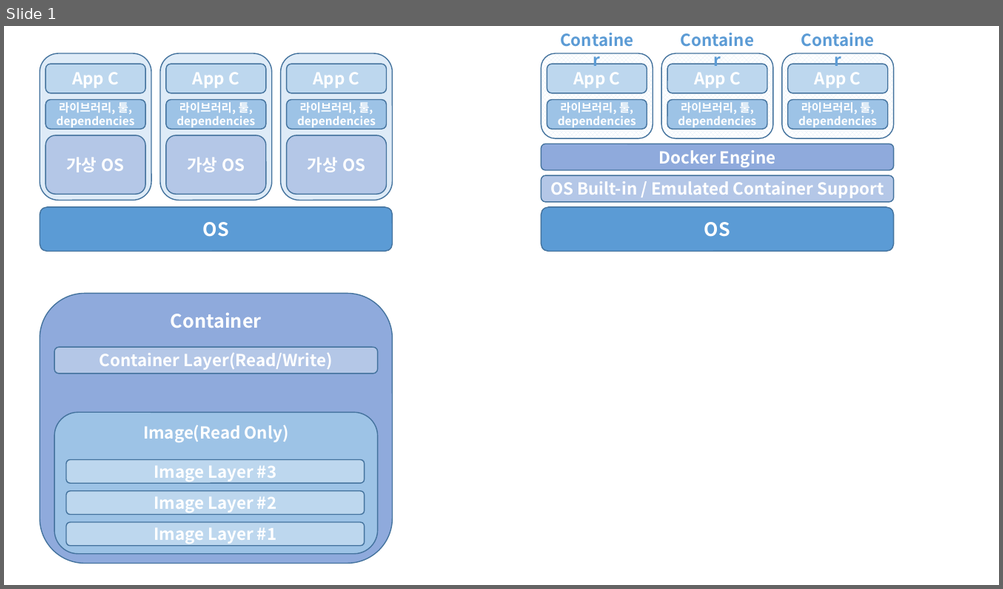
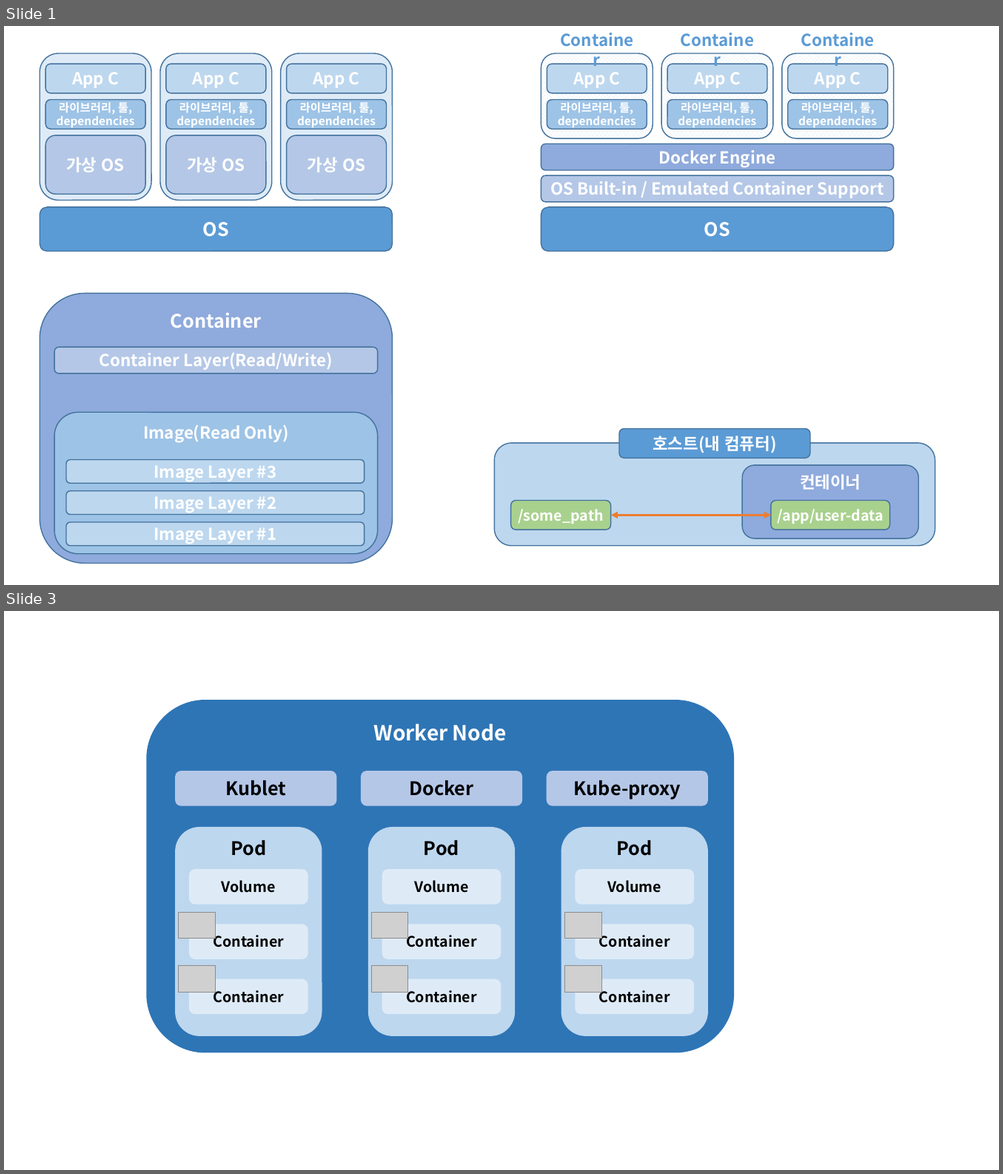
Before and after one commit to siwon-park/Infra-Study, a slide deck: markdown_image.pptx. Shown one above the other, each under a label of ours: slide 1 before the commit, slides 1 and 3 after it; the slides between them are not shown. The pictures are 1003x589 and 1003x1174 pixels, drawn with LibreOffice and Linux fonts; fonts in the diff are those of the drawing; grey boxes stand for pictures. Boxes give left, top, right and bottom in pixels: in the first picture for what was removed or moved away, otherwise in the second. Text is boxed around its words. In the diff, an @@ line names an element or a change of style, - is before the commit and + after.

```diff
--- a/markdown_image.pptx
+++ b/markdown_image.pptx
@@ slide 3 added at [4,611,999,1170], background #FFFFFF @@
@@ rounded rectangle added at [147,700,734,1054], fill #2E75B6, 20 pt, text #FFFFFF, bold @@
+Worker Node
@@ rounded rectangle added at [175,771,337,806], fill #B4C7E7, 18 pt, text #000000, bold @@
+Kublet
@@ rounded rectangle added at [361,771,523,806], fill #B4C7E7, 18 pt, text #000000, bold @@
+Docker
@@ rounded rectangle added at [546,771,708,806], fill #B4C7E7, 18 pt, text #000000, bold @@
+Kube-proxy
@@ rounded rectangle added at [175,827,322,1037], fill #BDD7EE, 18 pt, text #000000, bold @@
+Pod
@@ rounded rectangle added at [368,827,515,1037], fill #BDD7EE, 18 pt, text #000000, bold @@
+Pod
@@ rounded rectangle added at [561,827,708,1037], fill #BDD7EE, 18 pt, text #000000, bold @@
+Pod
@@ rounded rectangle added at [189,869,307,904], fill #DEEBF7, 14 pt, text #000000, bold @@
+Volume
@@ rounded rectangle added at [382,869,501,904], fill #DEEBF7, 14 pt, text #000000, bold @@
+Volume
@@ rounded rectangle added at [575,869,694,904], fill #DEEBF7, 14 pt, text #000000, bold @@
+Volume
@@ picture added at [179,912,215,939] @@
@@ picture added at [371,912,407,939] @@
@@ picture added at [565,912,602,939] @@
@@ rounded rectangle added at [189,924,307,960], fill #DEEBF7, 14 pt, text #000000, bold @@
+Container
@@ rounded rectangle added at [382,924,501,960], fill #DEEBF7, 14 pt, text #000000, bold @@
+Container
@@ rounded rectangle added at [575,924,694,960], fill #DEEBF7, 14 pt, text #000000, bold @@
+Container
@@ picture added at [179,966,215,992] @@
@@ rounded rectangle added at [189,980,307,1014], fill #DEEBF7, 14 pt, text #000000, bold @@
+Container
@@ picture added at [371,966,407,992] @@
@@ rounded rectangle added at [382,980,501,1014], fill #DEEBF7, 14 pt, text #000000, bold @@
+Container
@@ picture added at [565,966,602,992] @@
@@ rounded rectangle added at [575,980,694,1014], fill #DEEBF7, 14 pt, text #000000, bold @@
+Container
@@ slide 1 changed as well @@
@@ rounded rectangle added at [494,443,935,546], fill #BDD7EE, outline #43739E 1 pt @@
@@ rounded rectangle added at [619,429,810,458], fill #5B9BD5, outline #43739E 1 pt, 16 pt, text #FFFFFF, bold @@
+호스트(내 컴퓨터)
@@ group added at [511,466,918,539]: 3 rounded rectangles, 1 double arrow @@
+/some_path
+컨테이너
+/app/user-data
```
Also in this commit, not shown: 1 other slide added, 1 slide removed, 1 other file.
